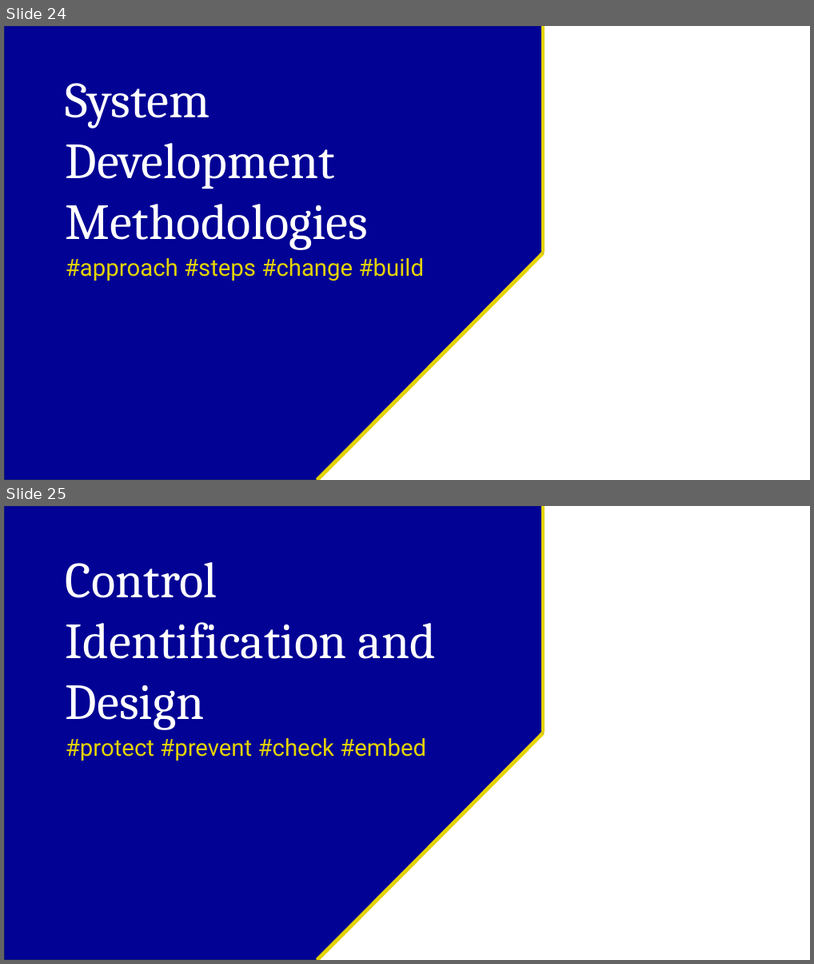
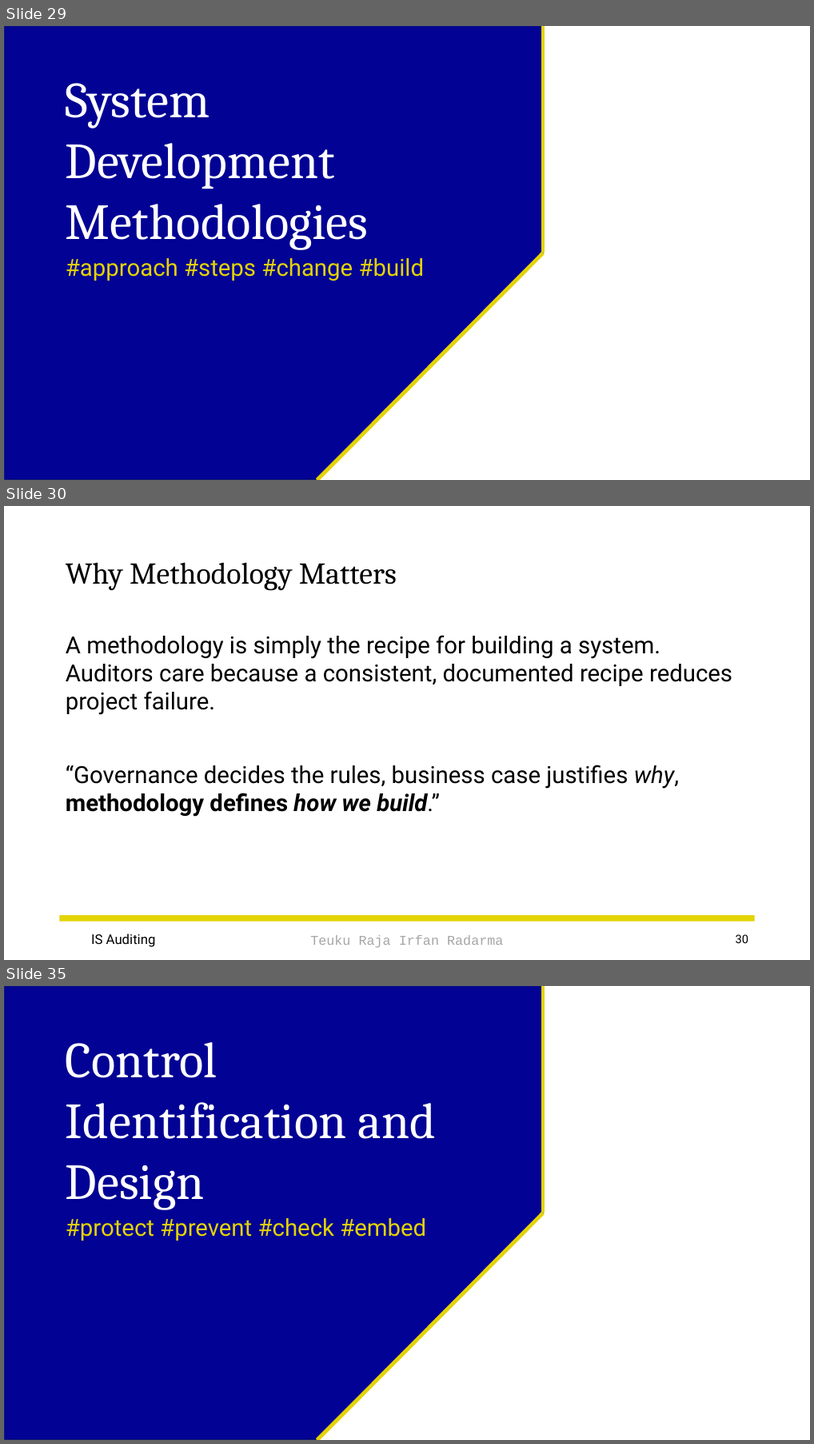
Before and after one commit to irfanradarma/Audit-SI, a slide deck: Slides/03 - IS Acquisition & Development.pptx. Shown one above the other, each under a label of ours: slides 24 and 25 before the commit, slides 29, 30 and 35 after it; the slides between them are not shown. The pictures are 814x964 and 814x1444 pixels, drawn with LibreOffice and Linux fonts; fonts in the diff are those of the drawing; background and template pictures are left out. Boxes give left, top, right and bottom in pixels: in the first picture for what was removed or moved away, otherwise in the second. Text is boxed around its words. In the diff, an @@ line names an element or a change of style, - is before the commit and + after.

```diff
--- a/Slides/03 - IS Acquisition & Development.pptx
+++ b/Slides/03 - IS Acquisition & Development.pptx
@@ slide 30 added at [4, 506, 810, 960], background picture (left out) @@
@@ title added at [66, 562, 397, 591], 36 pt, text #000000 @@
+Why Methodology Matters
@@ text added at [66, 635, 733, 816], 28 pt, text #000000 @@
+A methodology is simply the recipe for building a system.
+Auditors care because a consistent, documented recipe reduces project failure.
+“Governance decides the rules, business case justifies why,
+methodology defines how we build.”
@@ rectangle added at [60, 915, 755, 921], fill #E4D304 @@
@@ text added at [91, 933, 156, 947], 16 pt, text #000000 @@
+IS Auditing
@@ text added at [310, 935, 503, 948], 16 pt, text #A6A6A6 @@
+Teuku Raja Irfan Radarma
@@ page number added at [736, 934, 750, 943], 14 pt, text #000000 @@
+30
@@ what was slide 24 is now slide 29 @@
@@ what was slide 25 is now slide 35 @@
```
Also in this commit, not shown: 4 slides changed, 17 other slides added, 2 other files.
